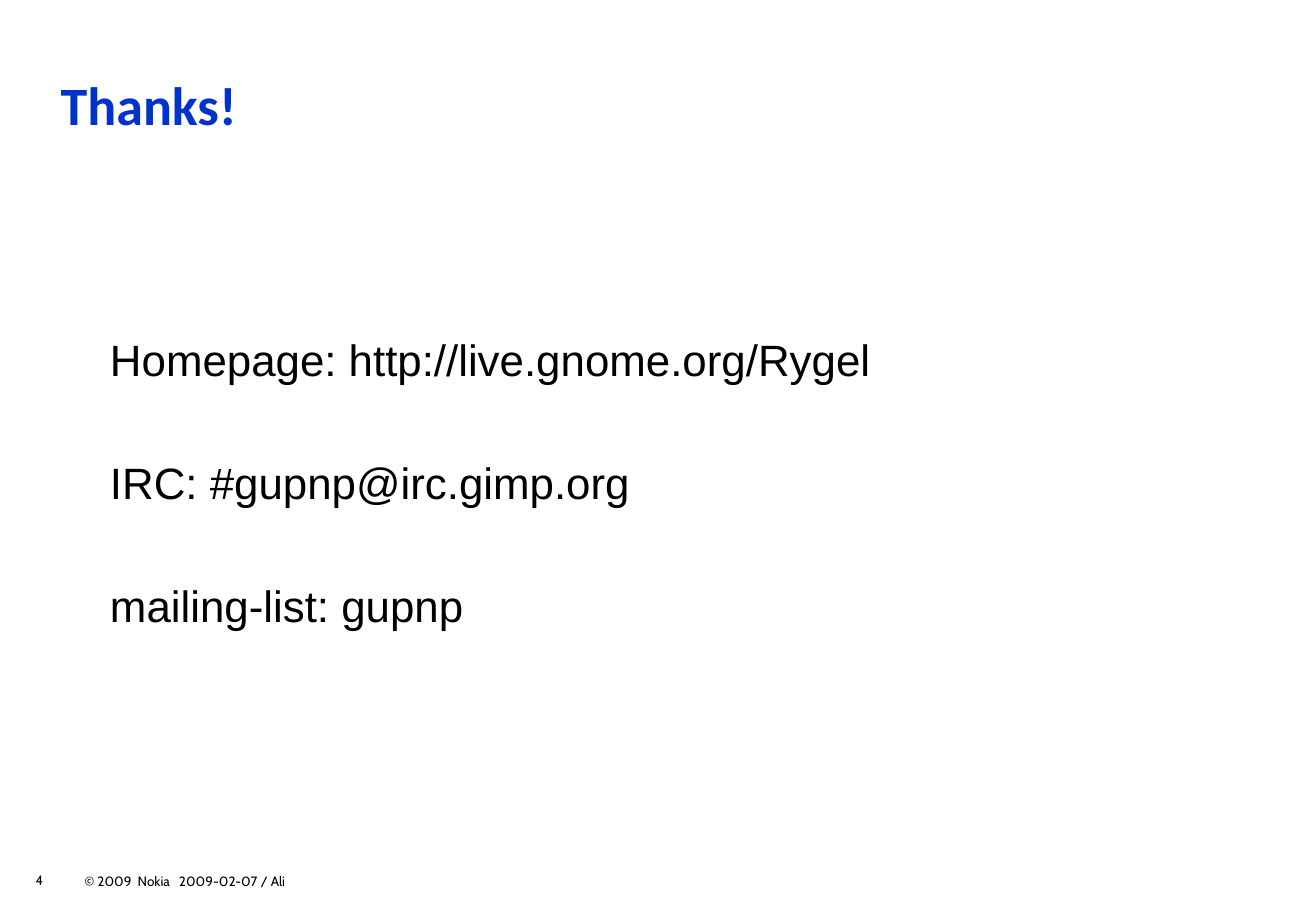
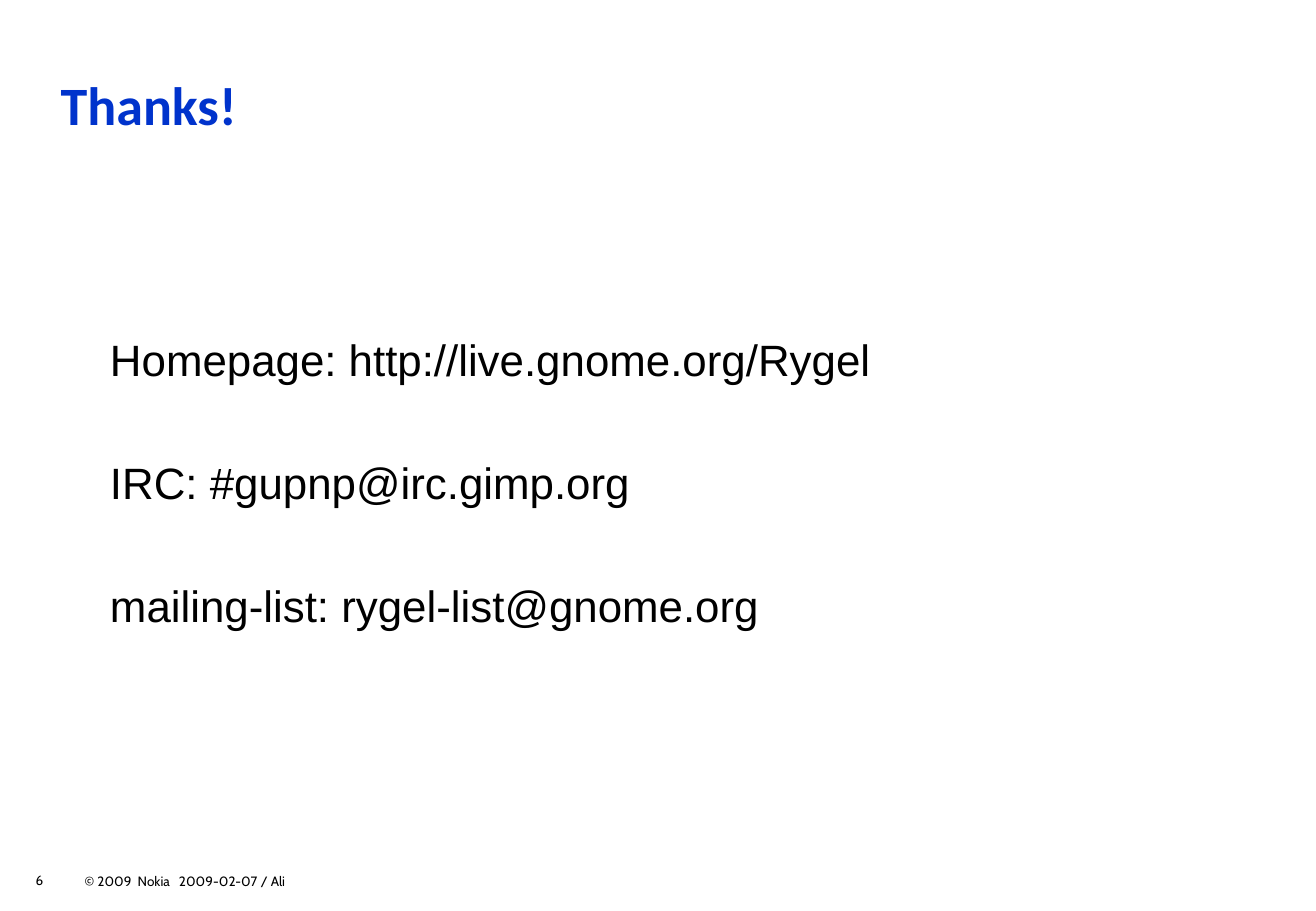
Before and after one commit to zeenix/rygel-presentation-2009, a slide deck: slide 6 of slides.odp (slide 4 before the commit). Drawn at 1316x911 pixels with LibreOffice and Linux fonts; fonts in the diff are those of the drawing; background and template pictures are left out. Boxes give left, top, right and bottom in pixels: in the first picture for what was removed or moved away, otherwise in the second. Text is boxed around its words. In the diff, an @@ line names an element or a change of style, - is before the commit and + after.

```diff
--- a/slides.odp
+++ b/slides.odp
@@ text at [110, 590, 758, 631]: text changed @@
-mailing-list: gupnp
+mailing-list: rygel-list@gnome.org
@@ page number at [36, 875, 44, 885]: text changed @@
-4
+6
```
Also in this commit, not shown: 2 slides added.
